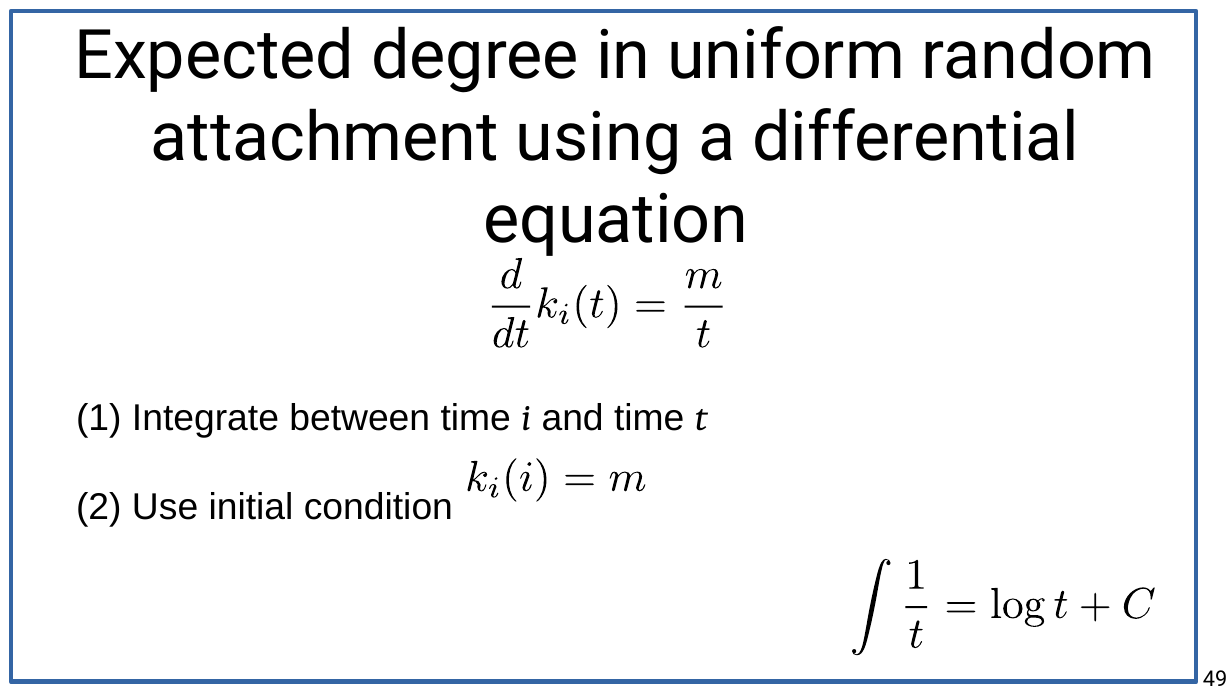
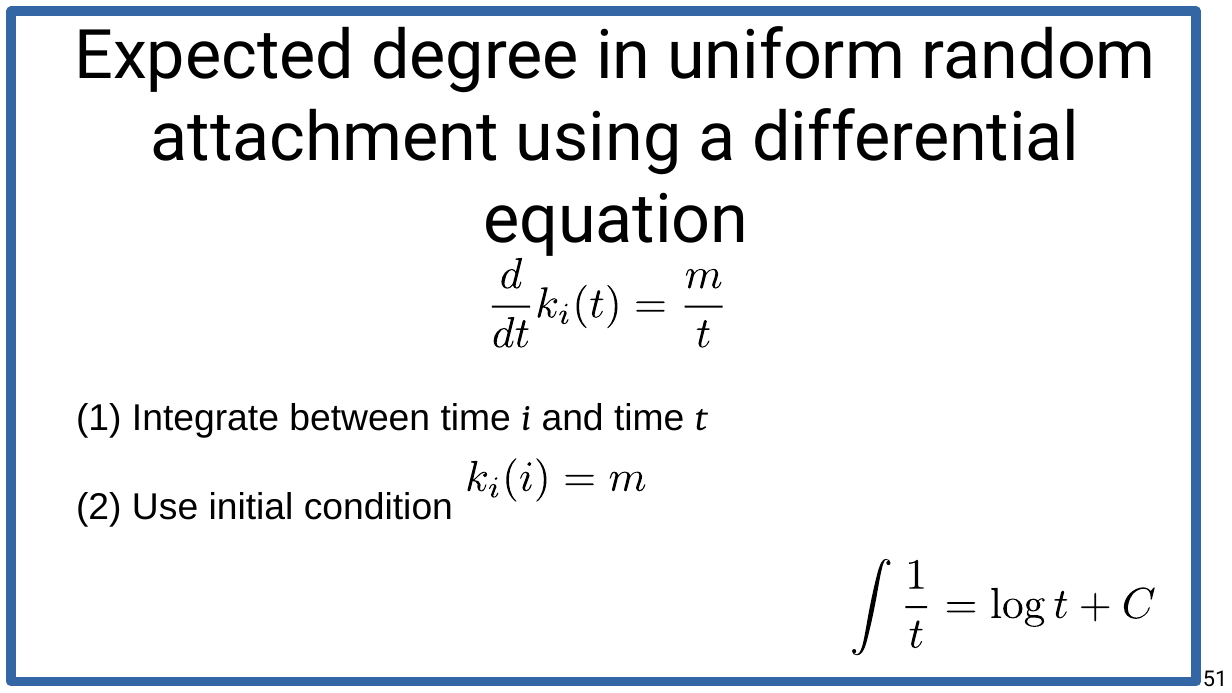
Before and after one commit to chatox/networks-science-course, a slide deck: slide 51 of theory/tt05_preferential_attachment.odp (slide 49 before the commit). Drawn at 1232x693 pixels with LibreOffice and Linux fonts; fonts in the diff are those of the drawing. Boxes give left, top, right and bottom in pixels: in the first picture for what was removed or moved away, otherwise in the second. Text is boxed around its words. In the diff, an @@ line names an element or a change of style, - is before the commit and + after.

```diff
--- a/theory/tt05_preferential_attachment.odp
+++ b/theory/tt05_preferential_attachment.odp
@@ rectangle at box(11, 11, 1196, 682): outline #3465A4 3 pt to #3465A4 6.01 pt @@
@@ page number at box(1203, 670, 1227, 687): text changed @@
-49
+51
```
Also in this commit, not shown: 17 other slides changed, 5 slides added, 3 slides removed, 1 other file.
